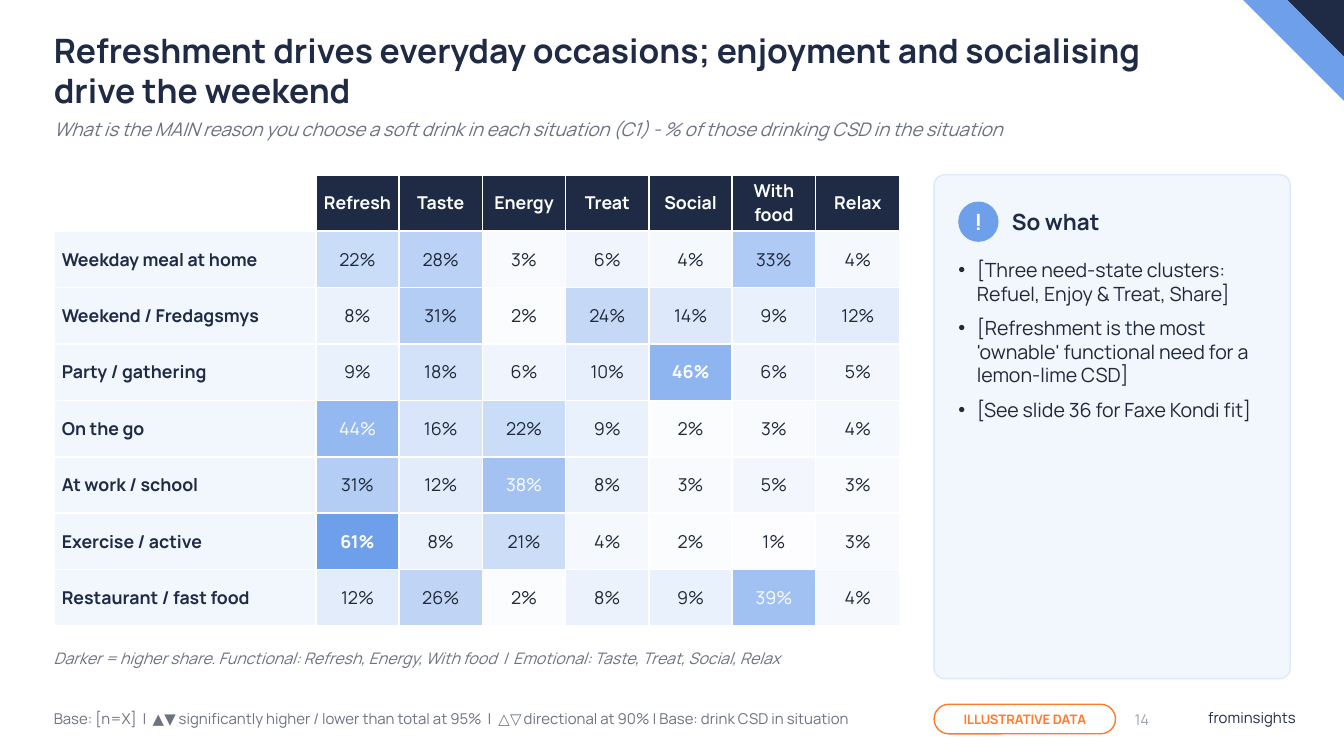
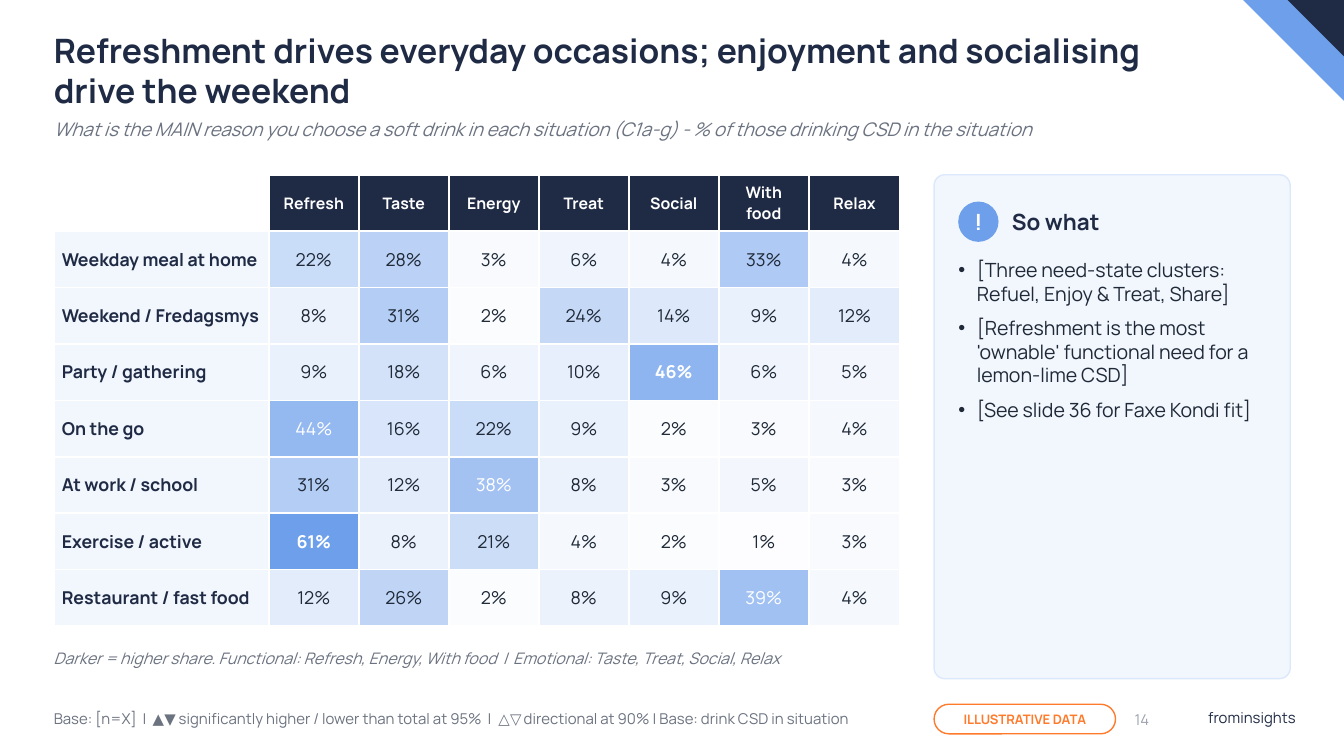
Before and after one commit to JohannOnGitHub/JohannOnGitHub, a slide deck: slide 14 of deliverables/Faxe_Kondi_Report_Template_frominsights.pptx. Drawn at 1344x756 pixels with LibreOffice and Linux fonts; fonts in the diff are those of the drawing; background and template pictures are left out. Boxes give left, top, right and bottom in pixels: in the first picture for what was removed or moved away, otherwise in the second. Text is boxed around its words. In the diff, an @@ line names an element or a change of style, - is before the commit and + after.

```diff
--- a/deliverables/Faxe_Kondi_Report_Template_frominsights.pptx
+++ b/deliverables/Faxe_Kondi_Report_Template_frominsights.pptx
@@ text at bbox=[54, 120, 1032, 141]: text changed @@
-What is the MAIN reason you choose a soft drink in each situation (C1) - % of those drinking CSD in the situation
+What is the MAIN reason you choose a soft drink in each situation (C1a-g) - % of those drinking CSD in the situation
@@ table at bbox=[54, 175, 900, 609] @@
@@ size 9.5 to 8.5 pt in "Refresh", "Taste", "Energy", "Treat" and 3 more places @@
```
Also in this commit, not shown: 4 other slides changed, 1 other file.
